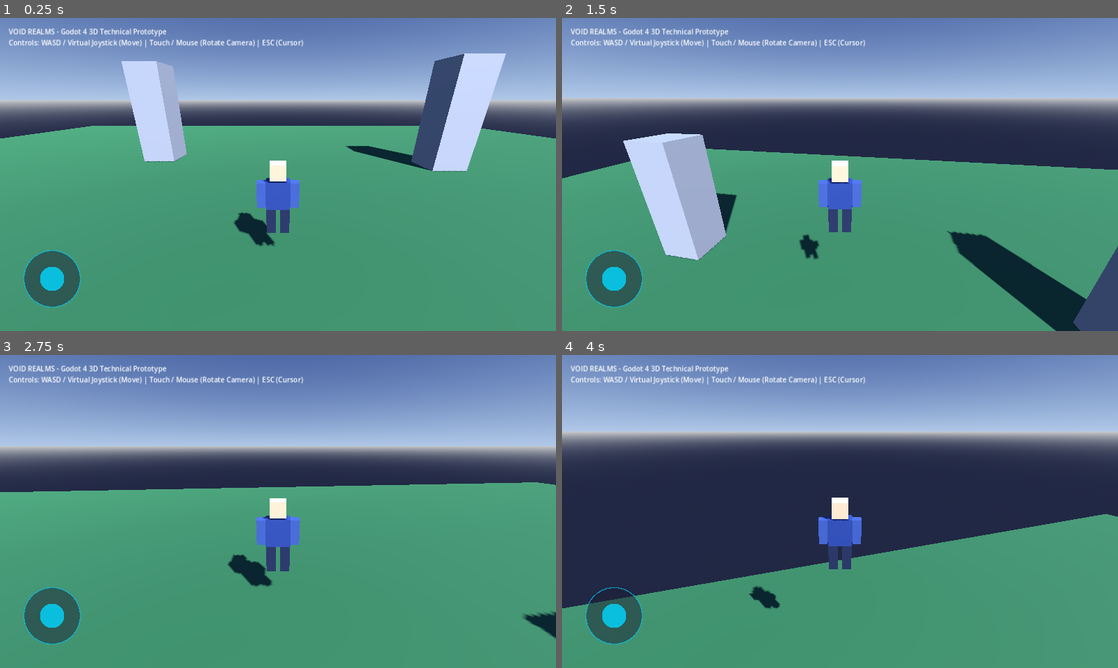
Above: before the commit, frames 1-4 (two rows, left to right).
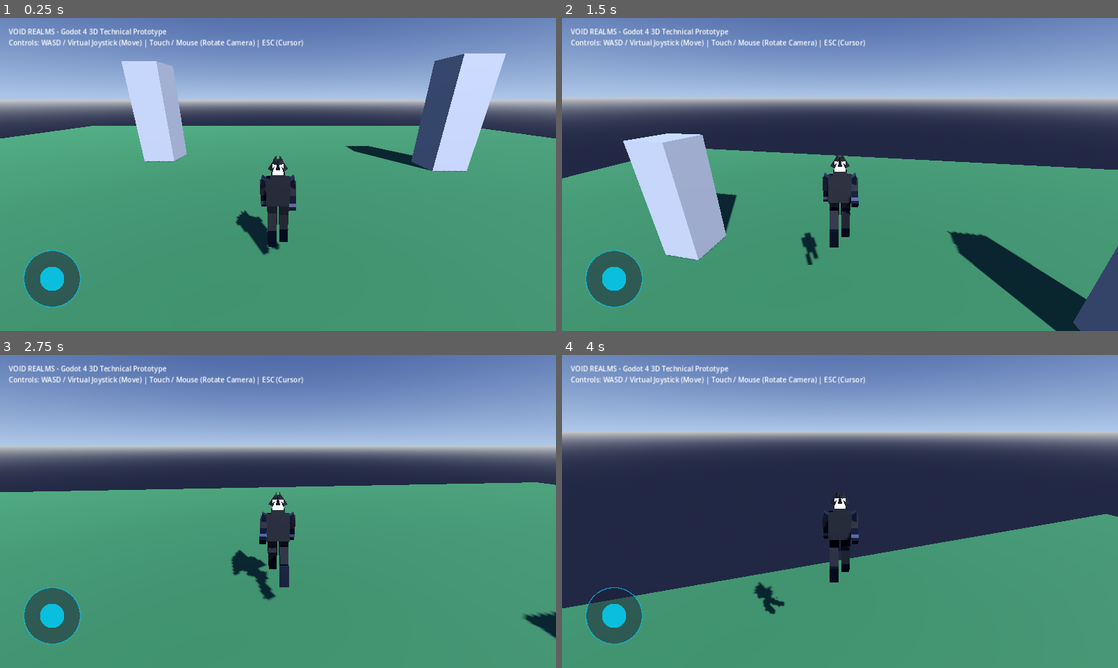
Above: after the commit, the same moments.

Repository: salihakilicer6-prog/Void-realms
Game: Godot game, scene res://scenes/Main3D.tscn
Same seed, same stepped clock (60 frames per second), same inputs: the game is played once before the commit and once after it.
Inputs (mouse positions are in pixels of both pictures, inside the frame that each line leads up to):
- Up to frame 1 (0.25 s): no input
- Up to frame 2 (1.5 s): tap Enter (ui_accept) at 0.5 s; move the mouse to (867, 174) at 0.52 s; hold W (move_forward) from 0.53 s (still down); tap Space (jump) at 0.6, 0.77, 1.07, 1.35 s; click (867, 174) at 0.67 s; move the mouse to (812, 174) at 1.27 s
- Up to frame 3 (2.75 s): keep holding W (move_forward); tap Space (jump) at 1.52, 1.82, 2.1 s; move the mouse to (289, 505) at 2.02 s
- Up to frame 4 (4 s): keep holding W (move_forward); move the mouse to (834, 517) at 2.77 s; tap Space (jump) at 2.85, 3.02, 3.32, 3.6, 3.77 s; click (834, 517) at 2.92 s; move the mouse to (878, 514) at 3.52 s

The runs differ from the first frame. In frame 1, 1.5% of the frame differs, in the area x 42-54%, y 44-76%; in frame 2, 1.4%; in frame 3, 1.7%, in the area x 40-54%, y 43-79%; in frame 4, 1.4%.

Commit message:
Upgrade 3D player character to Shadow Warrior protagonist
- Added ShadowWarriorModel.gd for a high-quality original dark-fantasy sci-fi MMORPG protagonist.
- Designed 3D model featuring athletic human proportions (1.8m height), messy black hair, face silhouette, matte-black long coat with trailing coat tails, fitted chest armor, pauldrons, gauntlets, trousers, boots, dark silver details, and deep-green glowing accents.
- Implemented dynamic procedural animation system for Idle (breathing/coat sway), Walk (stride/arm swing), Run (forward lean/fast stride/coat trailing), and Jump (leg tuck/coat flare).
- Integrated ShadowWarriorModel into Main3D.tscn and updated Player3DController.
- Fixed VirtualJoystick native class shadowing conflict (VoidRealmsVirtualJoystick) and NetworkClient shadowed variable warning (connection_active).
- Fixed camera SpringArm3D collision physics layers (layer 2 player, mask 1 environment) and SphereShape3D camera collider to eliminate mesh clipping.

Co-authored-by: salihakilicer6-prog <240379350+salihakilicer6-prog@users.noreply.github.com>

Diff:
--- a/godot_client/scenes/Main3D.tscn
+++ b/godot_client/scenes/Main3D.tscn
@@ -2,6 +2,7 @@
 
 [ext_resource type="Script" path="res://scripts/character/Player3DController.gd" id="1_player_script"]
 [ext_resource type="Script" path="res://scripts/ui/VirtualJoystick.gd" id="2_joystick_script"]
+[ext_resource type="Script" path="res://scripts/character/ShadowWarriorModel.gd" id="3_model_script"]
 
 [sub_resource type="ProceduralSkyMaterial" id="ProceduralSkyMaterial_sky"]
 sky_top_color = Color(0.18, 0.25, 0.45, 1)
@@ -118,42 +119,8 @@
 collision_mask = 1
 script = ExtResource("1_player_script")
 
-[node name="BlockyModel" type="Node3D" parent="Player3D"]
-
-[node name="Head" type="MeshInstance3D" parent="Player3D/BlockyModel"]
-transform = Transform3D(1, 0, 0, 0, 1, 0, 0, 0, 1, 0, 1.53, 0)
-mesh = SubResource("BoxMesh_head")
-surface_material_override/0 = SubResource("StandardMaterial3D_skin")
-
-[node name="Visor" type="MeshInstance3D" parent="Player3D/BlockyModel/Head"]
-transform = Transform3D(1, 0, 0, 0, 1, 0, 0, 0, 1, 0, 0.04, -0.16)
-mesh = SubResource("BoxMesh_visor")
-surface_material_override/0 = SubResource("StandardMaterial3D_visor")
-
-[node name="Torso" type="MeshInstance3D" parent="Player3D/BlockyModel"]
-transform = Transform3D(1, 0, 0, 0, 1, 0, 0, 0, 1, 0, 0.98, 0)
-mesh = SubResource("BoxMesh_torso")
-surface_material_override/0 = SubResource("StandardMaterial3D_armor")
-
-[node name="LeftArm" type="MeshInstance3D" parent="Player3D/BlockyModel"]
-transform = Transform3D(1, 0, 0, 0, 1, 0, 0, 0, 1, -0.38, 0.98, 0)
-mesh = SubResource("BoxMesh_arm")
-surface_material_override/0 = SubResource("StandardMaterial3D_arm")
-
-[node name="RightArm" type="MeshInstance3D" parent="Player3D/BlockyModel"]
-transform = Transform3D(1, 0, 0, 0, 1, 0, 0, 0, 1, 0.38, 0.98, 0)
-mesh = SubResource("BoxMesh_arm")
-surface_material_override/0 = SubResource("StandardMaterial3D_arm")
-
-[node name="LeftLeg" type="MeshInstance3D" parent="Player3D/BlockyModel"]
-transform = Transform3D(1, 0, 0, 0, 1, 0, 0, 0, 1, -0.16, 0.35, 0)
-mesh = SubResource("BoxMesh_leg")
-surface_material_override/0 = SubResource("StandardMaterial3D_leg")
-
-[node name="RightLeg" type="MeshInstance3D" parent="Player3D/BlockyModel"]
-transform = Transform3D(1, 0, 0, 0, 1, 0, 0, 0, 1, 0.16, 0.35, 0)
-mesh = SubResource("BoxMesh_leg")
-surface_material_override/0 = SubResource("StandardMaterial3D_leg")
+[node name="ShadowWarriorModel" type="Node3D" parent="Player3D"]
+script = ExtResource("3_model_script")
 
 [node name="CollisionShape3D" type="CollisionShape3D" parent="Player3D"]
 shape = SubResource("CapsuleShape3D_player")
--- a/godot_client/scripts/character/Player3DController.gd
+++ b/godot_client/scripts/character/Player3DController.gd
@@ -14,7 +14,7 @@
 var camera_pitch: float = 0.0
 
 @onready var spring_arm: SpringArm3D = $SpringArm3D
-@onready var blocky_model: Node3D = get_node_or_null("BlockyModel")
+@onready var shadow_warrior_model: Node3D = get_node_or_null("ShadowWarriorModel")
 @onready var virtual_joystick: VoidRealmsVirtualJoystick = get_node_or_null("../UI/VirtualJoystick")
 
 var touch_drag_vector := Vector2.ZERO
--- /dev/null
+++ b/godot_client/scripts/character/ShadowWarriorModel.gd
@@ -0,0 +1,434 @@
+# Shadow Warrior Protagonist 3D Character Model & Procedural Animation System (VOID REALMS)
+# High-quality dark fantasy sci-fi anime protagonist (Shadow Warrior)
+# Proportions: Athletic human (1.8m height), matte black long coat, dark armor, silver & deep-green accents.
+
+extends Node3D
+class_name ShadowWarriorModel
+
+# Node references initialized in _build_character_mesh()
+var body_pivot: Node3D
+var torso: Node3D
+var head_pivot: Node3D
+var left_arm_pivot: Node3D
+var right_arm_pivot: Node3D
+var left_forearm_pivot: Node3D
+var right_forearm_pivot: Node3D
+var left_leg_pivot: Node3D
+var right_leg_pivot: Node3D
+var left_shin_pivot: Node3D
+var right_shin_pivot: Node3D
+var coat_tail_left: Node3D
+var coat_tail_right: Node3D
+
+# Materials
+var mat_coat: StandardMaterial3D
+var mat_armor: StandardMaterial3D
+var mat_silver: StandardMaterial3D
+var mat_green_glow: StandardMaterial3D
+var mat_hair: StandardMaterial3D
+var mat_skin: StandardMaterial3D
+
+# Animation State Variables
+var anim_time: float = 0.0
+var parent_character: CharacterBody3D
+
+func _ready() -> void:
+	_create_materials()
+	_build_character_mesh()
+	parent_character = get_parent() as CharacterBody3D
+
+func _process(delta: float) -> void:
+	anim_time += delta
+	_update_procedural_animations(delta)
+
+func _create_materials() -> void:
+	# Matte-black long coat material
+	mat_coat = StandardMaterial3D.new()
+	mat_coat.albedo_color = Color(0.06, 0.06, 0.08)
+	mat_coat.roughness = 0.85
+
+	# Fitted dark armor material
+	mat_armor = StandardMaterial3D.new()
+	mat_armor.albedo_color = Color(0.12, 0.14, 0.18)
+	mat_armor.metallic = 0.75
+	mat_armor.roughness = 0.3
+
+	# Dark silver trim details material
+	mat_silver = StandardMaterial3D.new()
+	mat_silver.albedo_color = Color(0.48, 0.50, 0.55)
+	mat_silver.metallic = 0.85
+	mat_silver.roughness = 0.2
+
+	# Restrained deep-green glowing accent lines
+	mat_green_glow = StandardMaterial3D.new()
+	mat_green_glow.albedo_color = Color(0.0, 0.65, 0.38)
+	mat_green_glow.emission_enabled = true
+	mat_green_glow.emission = Color(0.0, 0.55, 0.3)
+	mat_green_glow.emission_energy_multiplier = 1.5
+
+	# Matte pitch-black messy hair
+	mat_hair = StandardMaterial3D.new()
+	mat_hair.albedo_color = Color(0.02, 0.02, 0.03)
+	mat_hair.roughness = 0.9
+
+	# Pale skin tone for face silhouette
+	mat_skin = StandardMaterial3D.new()
+	mat_skin.albedo_color = Color(0.82, 0.72, 0.65)
+	mat_skin.roughness = 0.6
+
+func _build_character_mesh() -> void:
+	body_pivot = Node3D.new()
+	body_pivot.name = "BodyPivot"
+	add_child(body_pivot)
+
+	# --- TORSO & CHEST ARMOR ---
+	torso = Node3D.new()
+	torso.name = "Torso"
+	torso.position = Vector3(0, 0.95, 0)
+	body_pivot.add_child(torso)
+
+	# Fitted Chestplate (V-taper athletic torso)
+	var chest_mesh = PrismMesh.new()
+	chest_mesh.size = Vector3(0.52, 0.58, 0.32)
+	var chest_inst = MeshInstance3D.new()
+	chest_inst.mesh = chest_mesh
+	chest_inst.rotation_degrees = Vector3(180, 0, 0) # V-shape apex pointing down to waist
+	chest_inst.position = Vector3(0, 0.1, 0)
+	chest_inst.set_surface_override_material(0, mat_armor)
+	torso.add_child(chest_inst)
+
+	# Deep Green Energy Core Line on Chest
+	var energy_line_mesh = BoxMesh.new()
+	energy_line_mesh.size = Vector3(0.04, 0.42, 0.05)
+	var energy_line_inst = MeshInstance3D.new()
+	energy_line_inst.mesh = energy_line_mesh
+	energy_line_inst.position = Vector3(0, 0.1, -0.16)
+	energy_line_inst.set_surface_override_material(0, mat_green_glow)
+	torso.add_child(energy_line_inst)
+
+	# High Coat Collar
+	var collar_mesh = BoxMesh.new()
+	collar_mesh.size = Vector3(0.32, 0.18, 0.28)
+	var collar_inst = MeshInstance3D.new()
+	collar_inst.mesh = collar_mesh
+	collar_inst.position = Vector3(0, 0.4, 0.02)
+	collar_inst.set_surface_override_material(0, mat_coat)
+	torso.add_child(collar_inst)
+
+	# Matte Black Coat Back / Vest
+	var coat_back_mesh = BoxMesh.new()
+	coat_back_mesh.size = Vector3(0.54, 0.62, 0.34)
+	var coat_back_inst = MeshInstance3D.new()
+	coat_back_inst.mesh = coat_back_mesh
+	coat_back_inst.position = Vector3(0, 0.08, 0.01)
+	coat_back_inst.set_surface_override_material(0, mat_coat)
+	torso.add_child(coat_back_inst)
+
+	# COAT TAILS (Left & Right Flaps extending down back)
+	var tail_mesh = BoxMesh.new()
+	tail_mesh.size = Vector3(0.24, 0.68, 0.04)
+
+	coat_tail_left = Node3D.new()
+	coat_tail_left.name = "CoatTailLeft"
+	coat_tail_left.position = Vector3(-0.13, -0.22, 0.16)
+	torso.add_child(coat_tail_left)
+	var tail_l_inst = MeshInstance3D.new()
+	tail_l_inst.mesh = tail_mesh
+	tail_l_inst.position = Vector3(0, -0.34, 0)
+	tail_l_inst.set_surface_override_material(0, mat_coat)
+	coat_tail_left.add_child(tail_l_inst)
+
+	coat_tail_right = Node3D.new()
+	coat_tail_right.name = "CoatTailRight"
+	coat_tail_right.position = Vector3(0.13, -0.22, 0.16)
+	torso.add_child(coat_tail_right)
+	var tail_r_inst = MeshInstance3D.new()
+	tail_r_inst.mesh = tail_mesh
+	tail_r_inst.position = Vector3(0, -0.34, 0)
+	tail_r_inst.set_surface_override_material(0, mat_coat)
+	coat_tail_right.add_child(tail_r_inst)
+
+	# SHOULDER PAULDRONS
+	var pauldron_mesh = PrismMesh.new()
+	pauldron_mesh.size = Vector3(0.24, 0.22, 0.32)
+
+	var pauldron_l = MeshInstance3D.new()
+	pauldron_l.mesh = pauldron_mesh
+	pauldron_l.position = Vector3(-0.32, 0.32, 0)
+	pauldron_l.rotation_degrees = Vector3(0, 0, 25)
+	pauldron_l.set_surface_override_material(0, mat_armor)
+	torso.add_child(pauldron_l)
+
+	var pauldron_r = MeshInstance3D.new()
+	pauldron_r.mesh = pauldron_mesh
+	pauldron_r.position = Vector3(0.32, 0.32, 0)
+	pauldron_r.rotation_degrees = Vector3(0, 0, -25)
+	pauldron_r.set_surface_override_material(0, mat_armor)
+	torso.add_child(pauldron_r)
+
+	# --- HEAD & MESSY BLACK HAIR ---
+	head_pivot = Node3D.new()
+	head_pivot.name = "HeadPivot"
+	head_pivot.position = Vector3(0, 0.44, 0)
+	torso.add_child(head_pivot)
+
+	# Sleek Face / Jaw Mesh
+	var head_mesh = BoxMesh.new()
+	head_mesh.size = Vector3(0.24, 0.28, 0.26)
+	var head_inst = MeshInstance3D.new()
+	head_inst.mesh = head_mesh
+	head_inst.position = Vector3(0, 0.14, 0)
+	head_inst.set_surface_override_material(0, mat_skin)
+	head_pivot.add_child(head_inst)
+
+	# Calm/Intimidating Eyes / Visor Accent
+	var eyes_mesh = BoxMesh.new()
+	eyes_mesh.size = Vector3(0.20, 0.04, 0.04)
+	var eyes_inst = MeshInstance3D.new()
+	eyes_inst.mesh = eyes_mesh
+	eyes_inst.position = Vector3(0, 0.16, -0.12)
+	eyes_inst.set_surface_override_material(0, mat_green_glow)
+	head_pivot.add_child(eyes_inst)
+
+	# Messy Black Hair Spikes (Layered strands)
+	var hair_group = Node3D.new()
+	hair_group.position = Vector3(0, 0.18, 0)
+	head_pivot.add_child(hair_group)
+
+	var spike_mesh = PrismMesh.new()
+	spike_mesh.size = Vector3(0.12, 0.22, 0.14)
+
+	# Top/Back/Side Spikes
+	var spike_offsets = [
+		Vector3(0, 0.12, 0.02),
+		Vector3(-0.08, 0.10, -0.04),
+		Vector3(0.08, 0.10, -0.04),
+		Vector3(-0.10, 0.06, 0.06),
+		Vector3(0.10, 0.06, 0.06),
+		Vector3(0, 0.08, 0.10),
+		Vector3(-0.06, 0.14, -0.08),
+		Vector3(0.06, 0.14, -0.08)
+	]
+	var spike_rots = [
+		Vector3(-15, 0, 0),
+		Vector3(-20, 25, -15),
+		Vector3(-20, -25, 15),
+		Vector3(10, 35, -20),
+		Vector3(10, -35, 20),
+		Vector3(25, 0, 0),
+		Vector3(-30, 15, -10),
+		Vector3(-30, -15, 10)
+	]
+
+	for i in range(spike_offsets.size()):
+		var sp = MeshInstance3D.new()
+		sp.mesh = spike_mesh
+		sp.position = spike_offsets[i]
+		sp.rotation_degrees = spike_rots[i]
+		sp.set_surface_override_material(0, mat_hair)
+		hair_group.add_child(sp)
+
+	# --- ARMS & GAUNTLETS ---
+	# Left Arm
+	left_arm_pivot = Node3D.new()
+	left_arm_pivot.position = Vector3(-0.33, 0.30, 0)
+	torso.add_child(left_arm_pivot)
+
+	var upper_arm_mesh = BoxMesh.new()
+	upper_arm_mesh.size = Vector3(0.16, 0.32, 0.16)
+	var upper_arm_l = MeshInstance3D.new()
+	upper_arm_l.mesh = upper_arm_mesh
+	upper_arm_l.position = Vector3(0, -0.16, 0)
+	upper_arm_l.set_surface_override_material(0, mat_coat)
+	left_arm_pivot.add_child(upper_arm_l)
+
+	left_forearm_pivot = Node3D.new()
+	left_forearm_pivot.position = Vector3(0, -0.32, 0)
+	left_arm_pivot.add_child(left_forearm_pivot)
+
+	var forearm_mesh = BoxMesh.new()
+	forearm_mesh.size = Vector3(0.15, 0.34, 0.15)
+	var forearm_l = MeshInstance3D.new()
+	forearm_l.mesh = forearm_mesh
+	forearm_l.position = Vector3(0, -0.17, 0)
+	forearm_l.set_surface_override_material(0, mat_armor)
+	left_forearm_pivot.add_child(forearm_l)
+
+	# Silver Gauntlet Knuckle Detail
+	var gauntlet_detail = BoxMesh.new()
+	gauntlet_detail.size = Vector3(0.16, 0.08, 0.16)
+	var gauntlet_l = MeshInstance3D.new()
+	gauntlet_l.mesh = gauntlet_detail
+	gauntlet_l.position = Vector3(0, -0.22, 0)
+	gauntlet_l.set_surface_override_material(0, mat_silver)
+	left_forearm_pivot.add_child(gauntlet_l)
+
+	# Right Arm
+	right_arm_pivot = Node3D.new()
+	right_arm_pivot.position = Vector3(0.33, 0.30, 0)
+	torso.add_child(right_arm_pivot)
+
+	var upper_arm_r = MeshInstance3D.new()
+	upper_arm_r.mesh = upper_arm_mesh
+	upper_arm_r.position = Vector3(0, -0.16, 0)
+	upper_arm_r.set_surface_override_material(0, mat_coat)
+	right_arm_pivot.add_child(upper_arm_r)
+
+	right_forearm_pivot = Node3D.new()
+	right_forearm_pivot.position = Vector3(0, -0.32, 0)
+	right_arm_pivot.add_child(right_forearm_pivot)
+
+	var forearm_r = MeshInstance3D.new()
+	forearm_r.mesh = forearm_mesh
+	forearm_r.position = Vector3(0, -0.17, 0)
+	forearm_r.set_surface_override_material(0, mat_armor)
+	right_forearm_pivot.add_child(forearm_r)
+
+	var gauntlet_r = MeshInstance3D.new()
+	gauntlet_r.mesh = gauntlet_detail
+	gauntlet_r.position = Vector3(0, -0.22, 0)
+	gauntlet_r.set_surface_override_material(0, mat_silver)
+	right_forearm_pivot.add_child(gauntlet_r)
+
+	# --- LEGS & HIGH ARMORED BOOTS ---
+	var thigh_mesh = BoxMesh.new()
+	thigh_mesh.size = Vector3(0.20, 0.42, 0.20)
+
+	# Left Leg
+	left_leg_pivot = Node3D.new()
+	left_leg_pivot.position = Vector3(-0.14, 0.48, 0)
+	body_pivot.add_child(left_leg_pivot)
+
+	var thigh_l = MeshInstance3D.new()
+	thigh_l.mesh = thigh_mesh
+	thigh_l.position = Vector3(0, -0.21, 0)
+	thigh_l.set_surface_override_material(0, mat_coat) # Dark trousers
+	left_leg_pivot.add_child(thigh_l)
+
+	left_shin_pivot = Node3D.new()
+	left_shin_pivot.position = Vector3(0, -0.42, 0)
+	left_leg_pivot.add_child(left_shin_pivot)
+
+	var boot_mesh = BoxMesh.new()
+	boot_mesh.size = Vector3(0.21, 0.44, 0.22)
+	var boot_l = MeshInstance3D.new()
+	boot_l.mesh = boot_mesh
+	boot_l.position = Vector3(0, -0.22, -0.02)
+	boot_l.set_surface_override_material(0, mat_armor)
+	left_shin_pivot.add_child(boot_l)
+
+	var shin_plate_mesh = BoxMesh.new()
+	shin_plate_mesh.size = Vector3(0.18, 0.28, 0.04)
+	var shin_plate_l = MeshInstance3D.new()
+	shin_plate_l.mesh = shin_plate_mesh
+	shin_plate_l.position = Vector3(0, -0.20, -0.12)
+	shin_plate_l.set_surface_override_material(0, mat_silver)
+	left_shin_pivot.add_child(shin_plate_l)
+
+	# Right Leg
+	right_leg_pivot = Node3D.new()
+	right_leg_pivot.position = Vector3(0.14, 0.48, 0)
+	body_pivot.add_child(right_leg_pivot)
+
+	var thigh_r = MeshInstance3D.new()
+	thigh_r.mesh = thigh_mesh
+	thigh_r.position = Vector3(0, -0.21, 0)
+	thigh_r.set_surface_override_material(0, mat_coat)
+	right_leg_pivot.add_child(thigh_r)
+
+	right_shin_pivot = Node3D.new()
+	right_shin_pivot.position = Vector3(0, -0.42, 0)
+	right_leg_pivot.add_child(right_shin_pivot)
+
+	var boot_r = MeshInstance3D.new()
+	boot_r.mesh = boot_mesh
+	boot_r.position = Vector3(0, -0.22, -0.02)
+	boot_r.set_surface_override_material(0, mat_armor)
+	right_shin_pivot.add_child(boot_r)
+
+	var shin_plate_r = MeshInstance3D.new()
+	shin_plate_r.mesh = shin_plate_mesh
+	shin_plate_r.position = Vector3(0, -0.20, -0.12)
+	shin_plate_r.set_surface_override_material(0, mat_silver)
+	right_shin_pivot.add_child(shin_plate_r)
+
+func _update_procedural_animations(_delta: float) -> void:
+	if not parent_character:
+		parent_character = get_parent() as CharacterBody3D
+		if not parent_character:
+			return
+
+	var vel = parent_character.velocity
+	var horiz_speed = Vector2(vel.x, vel.z).length()
+	var is_floor = parent_character.is_on_floor()
+
+	if not is_floor:
+		# --- JUMP / AIRBORNE ANIMATION ---
+		var jump_t = clamp(vel.y / 8.0, -1.0, 1.0)
+		body_pivot.rotation_degrees.x = lerp(body_pivot.rotation_degrees.x, -10.0, 0.15)
+		torso.position.y = lerp(torso.position.y, 0.98, 0.15)
+
+		left_leg_pivot.rotation_degrees.x = lerp(left_leg_pivot.rotation_degrees.x, -25.0 - jump_t * 15.0, 0.2)
+		left_shin_pivot.rotation_degrees.x = lerp(left_shin_pivot.rotation_degrees.x, 35.0, 0.2)
+
+		right_leg_pivot.rotation_degrees.x = lerp(right_leg_pivot.rotation_degrees.x, 15.0 - jump_t * 10.0, 0.2)
+		right_shin_pivot.rotation_degrees.x = lerp(right_shin_pivot.rotation_degrees.x, 20.0, 0.2)
+
+		left_arm_pivot.rotation_degrees.x = lerp(left_arm_pivot.rotation_degrees.x, 30.0, 0.2)
+		right_arm_pivot.rotation_degrees.x = lerp(right_arm_pivot.rotation_degrees.x, -30.0, 0.2)
+
+		# Coat tails flare outward in wind
+		coat_tail_left.rotation_degrees.x = lerp(coat_tail_left.rotation_degrees.x, 45.0, 0.2)
+		coat_tail_right.rotation_degrees.x = lerp(coat_tail_right.rotation_degrees.x, 45.0, 0.2)
+
+	elif horiz_speed > 0.1:
+		# --- WALK & RUN ANIMATIONS ---
+		var is_running = horiz_speed > 4.5
+		var stride_freq = 12.0 if is_running else 8.0
+		var max_leg_deg = 42.0 if is_running else 26.0
+		var max_arm_deg = 35.0 if is_running else 20.0
+		var lean_deg = -12.0 if is_running else -4.0
+
+		var cycle = sin(anim_time * stride_freq)
+		var cycle_cos = cos(anim_time * stride_freq)
+
+		body_pivot.rotation_degrees.x = lerp(body_pivot.rotation_degrees.x, lean_deg, 0.15)
+		torso.position.y = 0.95 + abs(cycle_cos) * (0.05 if is_running else 0.02)
+
+		# Leg strides
+		left_leg_pivot.rotation_degrees.x = cycle * max_leg_deg
+		right_leg_pivot.rotation_degrees.x = -cycle * max_leg_deg
+
+		left_shin_pivot.rotation_degrees.x = max(0.0, -cycle * 25.0)
+		right_shin_pivot.rotation_degrees.x = max(0.0, cycle * 25.0)
+
+		# Opposite Arm swings
+		left_arm_pivot.rotation_degrees.x = -cycle * max_arm_deg
+		right_arm_pivot.rotation_degrees.x = cycle * max_arm_deg
+
+		left_forearm_pivot.rotation_degrees.x = -15.0 if is_running else -5.0
+		right_forearm_pivot.rotation_degrees.x = -15.0 if is_running else -5.0
+
+		# Coat tails flowing behind in movement
+		var tail_sway = 25.0 + abs(cycle) * (20.0 if is_running else 10.0)
+		coat_tail_left.rotation_degrees.x = tail_sway
+		coat_tail_right.rotation_degrees.x = tail_sway
+
+	else:
+		# --- IDLE ANIMATION ---
+		var breath = sin(anim_time * 2.0)
+		body_pivot.rotation_degrees.x = lerp(body_pivot.rotation_degrees.x, 0.0, 0.1)
+		torso.position.y = 0.95 + breath * 0.015
+		head_pivot.rotation_degrees.x = breath * 1.5
+
+		left_leg_pivot.rotation_degrees.x = lerp(left_leg_pivot.rotation_degrees.x, 0.0, 0.1)
+		right_leg_pivot.rotation_degrees.x = lerp(right_leg_pivot.rotation_degrees.x, 0.0, 0.1)
+		left_shin_pivot.rotation_degrees.x = lerp(left_shin_pivot.rotation_degrees.x, 0.0, 0.1)
+		right_shin_pivot.rotation_degrees.x = lerp(right_shin_pivot.rotation_degrees.x, 0.0, 0.1)
+
+		left_arm_pivot.rotation_degrees.x = lerp(left_arm_pivot.rotation_degrees.x, breath * 2.0, 0.1)
+		right_arm_pivot.rotation_degrees.x = lerp(right_arm_pivot.rotation_degrees.x, -breath * 2.0, 0.1)
+
+		# Gentle coat tail sway in breeze
+		coat_tail_left.rotation_degrees.x = lerp(coat_tail_left.rotation_degrees.x, 8.0 + breath * 3.0, 0.1)
+		coat_tail_right.rotation_degrees.x = lerp(coat_tail_right.rotation_degrees.x, 8.0 + breath * 3.0, 0.1)
